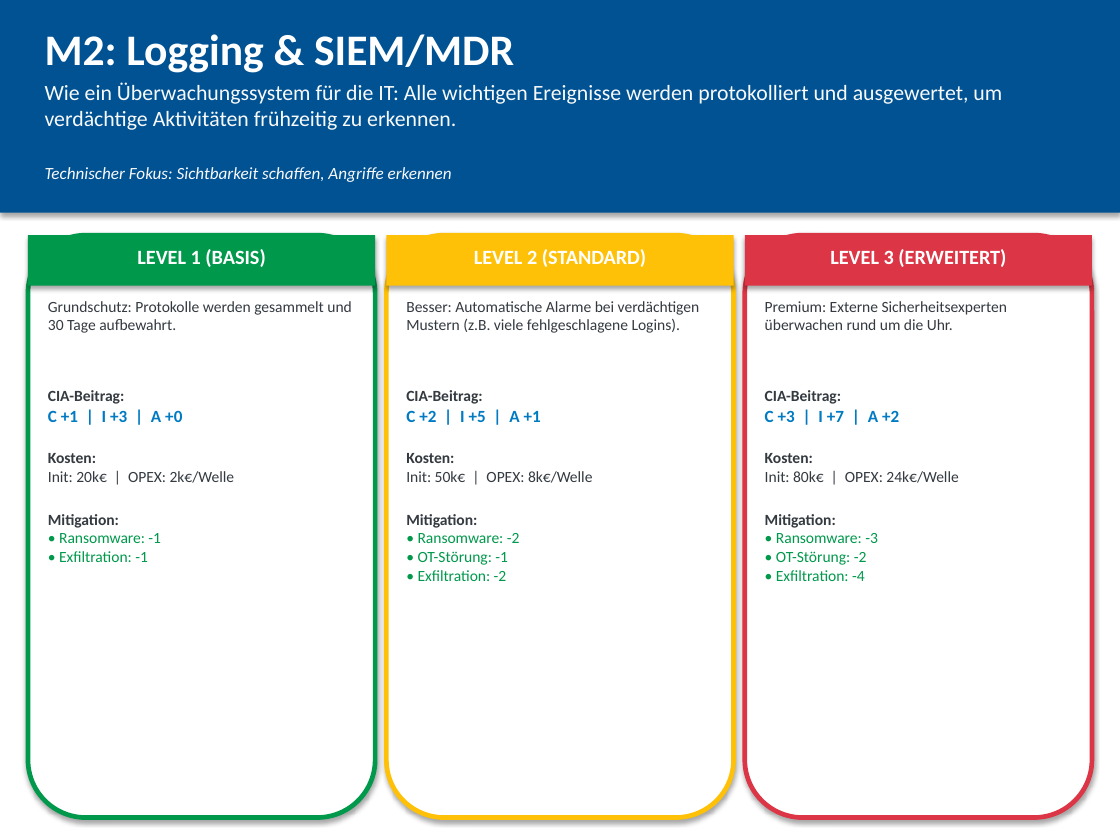
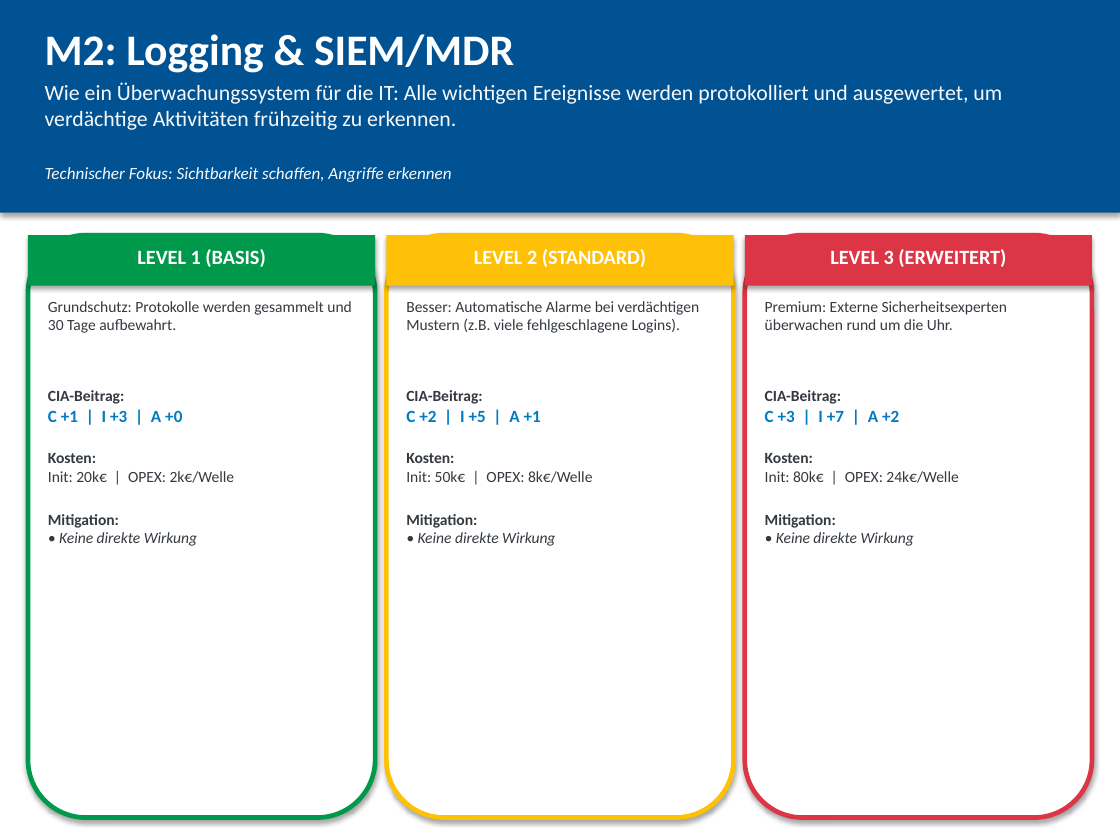
Before and after one commit to ClaudioSt/security-planspiel, a slide deck: slide 3 of pptx_output/Massnahmenkarten.pptx. Drawn at 1120x840 pixels with LibreOffice and Linux fonts; fonts in the diff are those of the drawing. Boxes give left, top, right and bottom in pixels: in the first picture for what was removed or moved away, otherwise in the second. Text is boxed around its words. In the diff, an @@ line names an element or a change of style, - is before the commit and + after.

```diff
--- a/pptx_output/Massnahmenkarten.pptx
+++ b/pptx_output/Massnahmenkarten.pptx
@@ text at [59, 532, 197, 546]: text changed; text colour #00994C to #343A40; italic on @@
-• Ransomware: -1
-• Exfiltration: -1
+• Keine direkte Wirkung
@@ text at [418, 532, 555, 546]: text changed; text colour #00994C to #343A40; italic on @@
-• Ransomware: -2
-• OT-Störung: -1
-• Exfiltration: -2
+• Keine direkte Wirkung
@@ text at [776, 532, 914, 546]: text changed; text colour #00994C to #343A40; italic on @@
-• Ransomware: -3
-• OT-Störung: -2
-• Exfiltration: -4
+• Keine direkte Wirkung
```
Also in this commit, not shown: 9 other slides changed, 14 other files.
